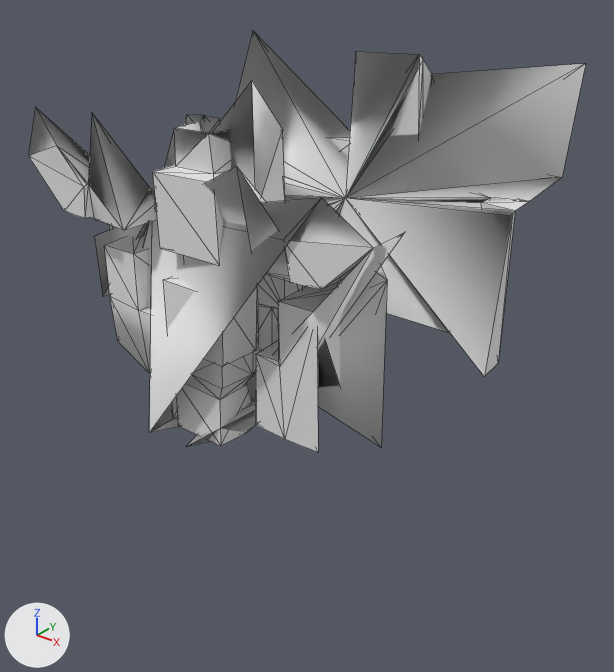
One commit to the OBJ model src/main/resources/assets/kn8/meshes/reno_no6/body.obj: the scene before it, then after it.
Rendered twice from a 50 mm lens placed at (0.362, -0.47, 1.163), pointed at (0.002, -0.02, 0.884). Arrows for +X, +Y and +Z are at lower left; the lights stay in place. The older version comes first. Mesh edges are drawn as thin lines. Where no turn or scale is listed for an object, it has been applied to the vertices. Vertices at exactly the same position are counted once.

Objects in the first picture: 'body'.
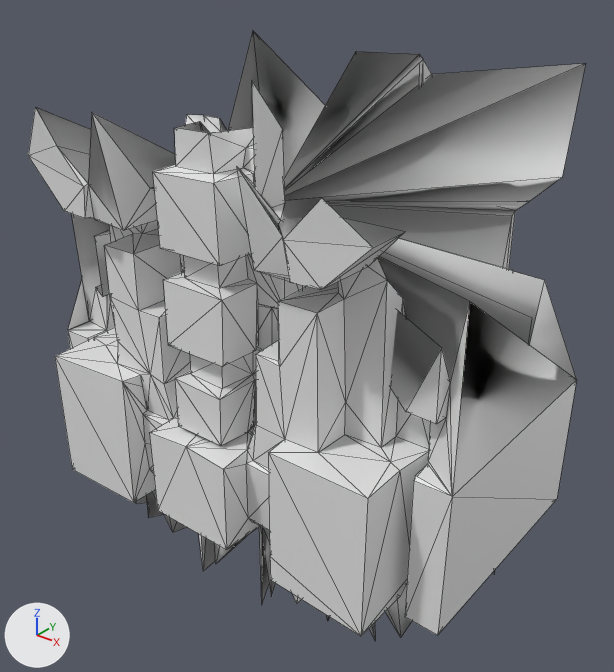
Boxes [x1, y1, x2, y2] around the edits, measured in the pictures (614 x 672 px):
'body', reshaped (45% taller): before [28, 31, 586, 452]; after [28, 31, 586, 640]
part 1 of me_body, built on: before [186, 232, 405, 447]; after [35, 34, 586, 640]
part 2 of me_body, deleted: before [235, 31, 586, 376]
part 3 of me_body, deleted: before [35, 81, 321, 433]

Edits to the bpy script that builds the scene:
```text
Change me_body:
    used by ob_body; location = (0.0, 0.0, 0.0)
    remove me_body.from_pydata(...)  # 294 vertices, 580 faces; spans x -0.161..0.145, y -0.15..0.091, z 0.847..1.085
    add me_body.from_pydata(...)  # 615 vertices, 1229 faces; spans x -0.176..0.177, y -0.15..0.111, z 0.688..1.085
    me_body part 1: 1 vertex removed from x 0.062, y -0.109, z 0.898; 324 vertices added at x -0.176..0.177, y -0.147..0.111, z 0.688..0.992
    me_body part 2: 1 vertex removed from x -0.026, y 0.064, z 0.966
    me_body part 3: 1 vertex removed from x -0.06, y -0.107, z 0.99
```
